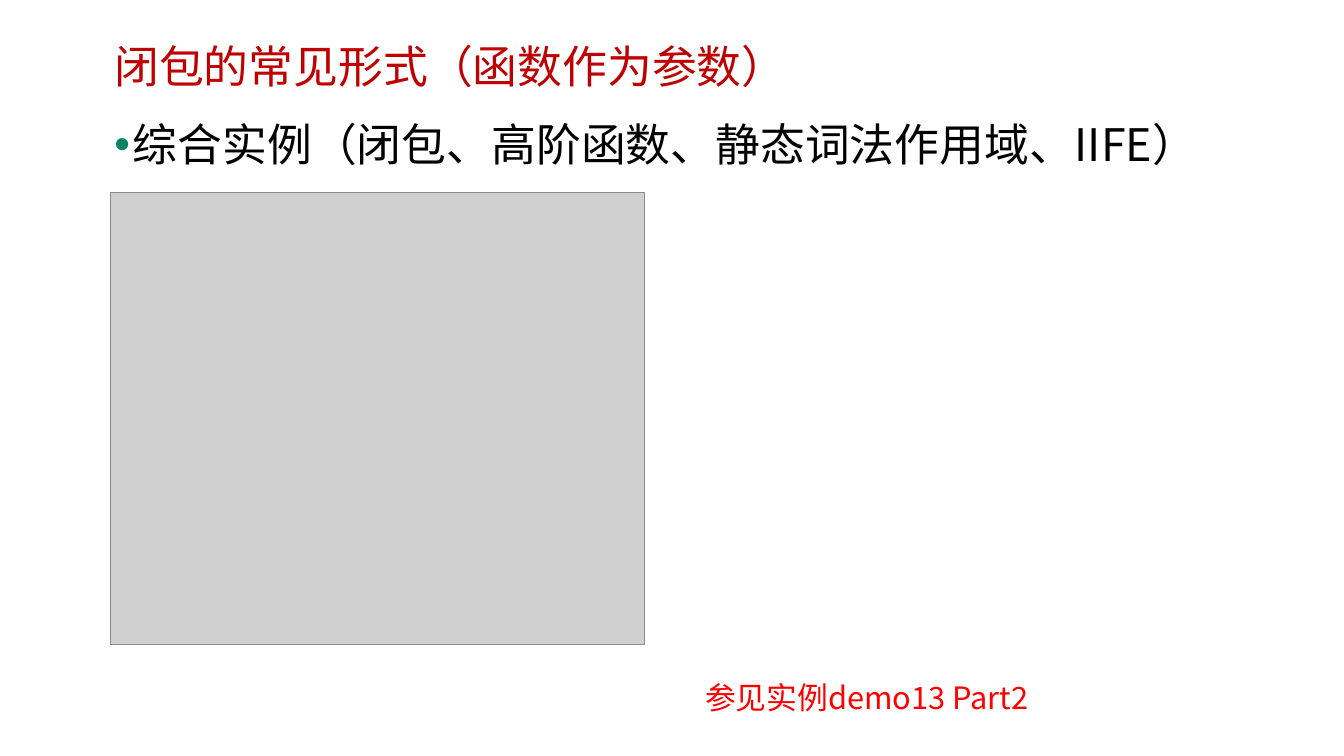
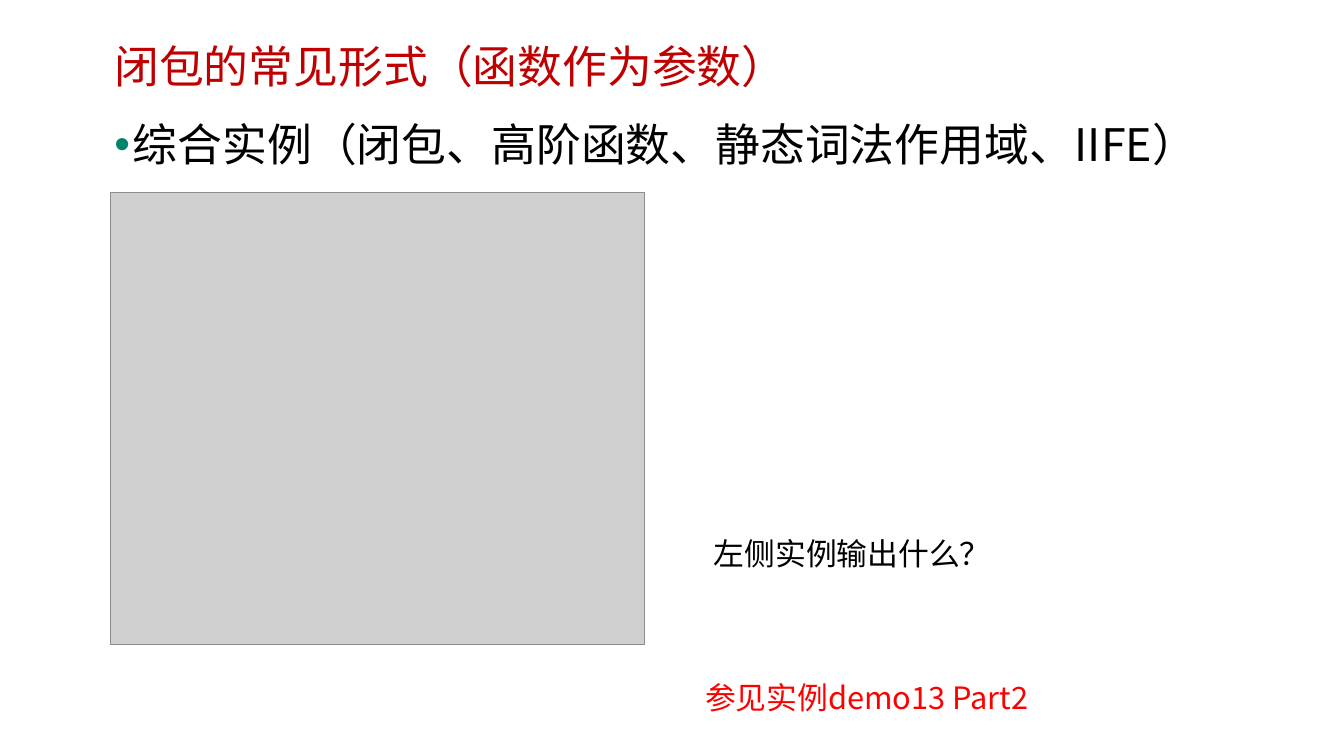
Before and after one commit to edu2act/course-javascript-advanced, a slide deck: slide 39 of 课程PPT/05.JavaScript函数进阶二.pptx. Drawn at 1344x756 pixels with LibreOffice and Linux fonts; fonts in the diff are those of the drawing; grey boxes stand for pictures; background and template pictures are left out. Boxes give left, top, right and bottom in pixels: in the first picture for what was removed or moved away, otherwise in the second. Text is boxed around its words. In the diff, an @@ line names an element or a change of style, - is before the commit and + after.

```diff
--- a/课程PPT/05.JavaScript函数进阶二.pptx
+++ b/课程PPT/05.JavaScript函数进阶二.pptx
@@ text added at <box>714,539,991,568</box>, 22 pt, text #000000 @@
+左侧实例输出什么？
```
Also in this commit, not shown: 3 other slides changed, 3 other files.
